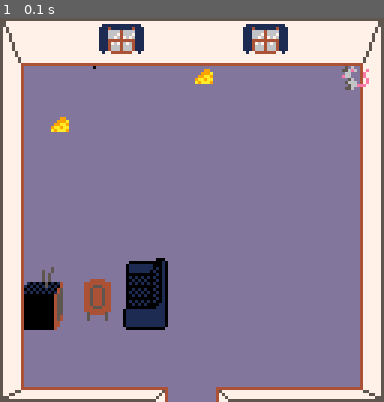
Above: before the commit, frame 1.
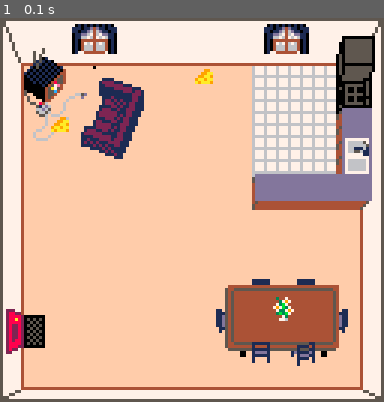
Above: after the commit, the same moment.

Repository: colececil/ant-n-mouse-house
Game: PICO-8 cartridge ant_simulator_2026.p8
The game is run twice, just before and just after one commit, with the same random seed, the same clock (stepped at 60 frames per second) and the same inputs.
Inputs:
- Up to frame 1 (0.1 s): no input

The runs differ from the first frame. In frame 1, 76% of the frame differs, in the area x 1-98%, y 1-100%.

Commit message:
Import new pixel art from Aseprite

Diff:
--- a/ant_simulator_2026.p8
+++ b/ant_simulator_2026.p8
@@ -52,7 +52,9 @@
 end
 
 function _draw()
-	cls()
+	cls(15)
+	palt(0, false)
+	palt(15, true)
 
 	map(0, 0, 0, 0, 16, 16)
 
@@ -414,10 +416,22 @@
 -- utils
 
 function is_collision(pos)
- local tile = mget(pos.x / 8,
-   pos.y / 8)
- local flag = fget(tile, 0)
- return flag
+ local clsn_sprt = mget(
+  flr(pos.x / 8),
+  flr((pos.y / 8) + 16)
+ )
+ local sprt_col = clsn_sprt % 16
+ local sprt_row =
+   flr(clsn_sprt / 16)
+ local pos_in_sprt = {
+  x = pos.x % 8,
+  y = pos.y % 8
+ }
+ local clsn_color = sget(
+   sprt_col * 8 + pos_in_sprt.x,
+   sprt_row * 8 + pos_in_sprt.y
+ )
+ return clsn_color == 0
 end
 
 function count_pairs(tbl)
@@ -447,8 +461,7 @@
 -- mouse
 
 function draw_mouse()
- spr(17, 14 * 8, 2 * 8)
- spr(18, 15 * 8, 2 * 8)
+ //spr(32, 14 * 8, 2 * 8)
 end
 -->8
 -- food
@@ -949,23 +962,111 @@
 
 
 
+…(72 lines of a section not shown)…
 __gff__
 0000000000000000000001010101010000000000000000000000010101010100000000000000000000000001010000000000000000000000000002010102020000000000000000000000000000000000000000000000000000000000000000000000000000000000000000000000000000000000000000000000000000000000
 0000000000000000000000000000000000000000000000000000000000000000000000000000000000000000000000000000000000000000000000000000000000000000000000000000000000000000000000000000000000000000000000000000000000000000000000000000000000000000000000000000000000000000
 __map__
-0b0a0a0a0d0e0a0a0a0a0d0e0a0a0a0c00000000000000000000000000000000000000000000000000000000000000000000000000000000000000000000000000000000000000000000000000000000000000000000000000000000000000000000000000000000000000000000000000000000000000000000000000000000
-1b1a1a1a1d1e1a1a1a1a1d1e1a1a1a1c00000000000000000000000000000000000000000000000000000000000000000000000000000000000000000000000000000000000000000000000000000000000000000000000000000000000000000000000000000000000000000000000000000000000000000000000000000000
-2b09090909090909090909090909092c00000000000000000000000000000000000000000000000000000000000000000000000000000000000000000000000000000000000000000000000000000000000000000000000000000000000000000000000000000000000000000000000000000000000000000000000000000000
-2b09090909090909090909090909092c00000000000000000000000000000000000000000000000000000000000000000000000000000000000000000000000000000000000000000000000000000000000000000000000000000000000000000000000000000000000000000000000000000000000000000000000000000000
-2b09090909090909090909090909092c00000000000000000000000000000000000000000000000000000000000000000000000000000000000000000000000000000000000000000000000000000000000000000000000000000000000000000000000000000000000000000000000000000000000000000000000000000000
-2b09090909090909090909090909092c00000000000000000000000000000000000000000000000000000000000000000000000000000000000000000000000000000000000000000000000000000000000000000000000000000000000000000000000000000000000000000000000000000000000000000000000000000000
-2b09090909090909090909090909092c00000000000000000000000000000000000000000000000000000000000000000000000000000000000000000000000000000000000000000000000000000000000000000000000000000000000000000000000000000000000000000000000000000000000000000000000000000000
-2b09090909090909090909090909092c00000000000000000000000000000000000000000000000000000000000000000000000000000000000000000000000000000000000000000000000000000000000000000000000000000000000000000000000000000000000000000000000000000000000000000000000000000000
-2b09090909090909090909090909092c00000000000000000000000000000000000000000000000000000000000000000000000000000000000000000000000000000000000000000000000000000000000000000000000000000000000000000000000000000000000000000000000000000000000000000000000000000000
-2b09090909090909090909090909092c00000000000000000000000000000000000000000000000000000000000000000000000000000000000000000000000000000000000000000000000000000000000000000000000000000000000000000000000000000000000000000000000000000000000000000000000000000000
-2b40410506070809090909090909092c00000000000000000000000000000000000000000000000000000000000000000000000000000000000000000000000000000000000000000000000000000000000000000000000000000000000000000000000000000000000000000000000000000000000000000000000000000000
-2b50511516171809090909090909092c00000000000000000000000000000000000000000000000000000000000000000000000000000000000000000000000000000000000000000000000000000000000000000000000000000000000000000000000000000000000000000000000000000000000000000000000000000000
-2b60612526272809090909090909092c00000000000000000000000000000000000000000000000000000000000000000000000000000000000000000000000000000000000000000000000000000000000000000000000000000000000000000000000000000000000000000000000000000000000000000000000000000000
-2b09090909090909090909090909092c00000000000000000000000000000000000000000000000000000000000000000000000000000000000000000000000000000000000000000000000000000000000000000000000000000000000000000000000000000000000000000000000000000000000000000000000000000000
-2b09090909090909090909090909092c00000000000000000000000000000000000000000000000000000000000000000000000000000000000000000000000000000000000000000000000000000000000000000000000000000000000000000000000000000000000000000000000000000000000000000000000000000000
-3b3a3a3a3a3a3d09093e3a3a3a3a3a3c00000000000000000000000000000000000000000000000000000000000000000000000000000000000000000000000000000000000000000000000000000000000000000000000000000000000000000000000000000000000000000000000000000000000000000000000000000000
+01030304050303030303030405030e0fffffffffffffffffffffffffffffffffffffffffffffffffffffffffffffffffffffffffffffffffffffffffffffffffffffffffffffffffffffffffffffffffffffffffffffffffffffffffffffffffffffffffffffffffffffffffffffffffffffffffffffffffffffffffffffffff
+11060714151313131313131415131e1fffffffffffffffffffffffffffffffffffffffffffffffffffffffffffffffffffffffffffffffffffffffffffffffffffffffffffffffffffffffffffffffffffffffffffffffffffffffffffffffffffffffffffffffffffffffffffffffffffffffffffffffffffffffffffffffff
+21161718191a00000000090808082e2fffffffffffffffffffffffffffffffffffffffffffffffffffffffffffffffffffffffffffffffffffffffffffffffffffffffffffffffffffffffffffffffffffffffffffffffffffffffffffffffffffffffffffffffffffffffffffffffffffffffffffffffffffffffffffffffff
+21262728292a00000000090808083e3fffffffffffffffffffffffffffffffffffffffffffffffffffffffffffffffffffffffffffffffffffffffffffffffffffffffffffffffffffffffffffffffffffffffffffffffffffffffffffffffffffffffffffffffffffffffffffffffffffffffffffffffffffffffffffffffff
+21363738393a00000000090808084e4fffffffffffffffffffffffffffffffffffffffffffffffffffffffffffffffffffffffffffffffffffffffffffffffffffffffffffffffffffffffffffffffffffffffffffffffffffffffffffffffffffffffffffffffffffffffffffffffffffffffffffffffffffffffffffffffff
+21460048494a00000000090808085e5fffffffffffffffffffffffffffffffffffffffffffffffffffffffffffffffffffffffffffffffffffffffffffffffffffffffffffffffffffffffffffffffffffffffffffffffffffffffffffffffffffffffffffffffffffffffffffffffffffffffffffffffffffffffffffffffff
+210000000000000000006a6b6c6d6e6fffffffffffffffffffffffffffffffffffffffffffffffffffffffffffffffffffffffffffffffffffffffffffffffffffffffffffffffffffffffffffffffffffffffffffffffffffffffffffffffffffffffffffffffffffffffffffffffffffffffffffffffffffffffffffffffff
+210000000000000000007a7b7c7d7e7fffffffffffffffffffffffffffffffffffffffffffffffffffffffffffffffffffffffffffffffffffffffffffffffffffffffffffffffffffffffffffffffffffffffffffffffffffffffffffffffffffffffffffffffffffffffffffffffffffffffffffffffffffffffffffffffff
+21000000000000000000000000000022ffffffffffffffffffffffffffffffffffffffffffffffffffffffffffffffffffffffffffffffffffffffffffffffffffffffffffffffffffffffffffffffffffffffffffffffffffffffffffffffffffffffffffffffffffffffffffffffffffffffffffffffffffffffffffffffff
+21000000000000000000000000000022ffffffffffffffffffffffffffffffffffffffffffffffffffffffffffffffffffffffffffffffffffffffffffffffffffffffffffffffffffffffffffffffffffffffffffffffffffffffffffffffffffffffffffffffffffffffffffffffffffffffffffffffffffffffffffffffff
+21000000000000000051525354555622ffffffffffffffffffffffffffffffffffffffffffffffffffffffffffffffffffffffffffffffffffffffffffffffffffffffffffffffffffffffffffffffffffffffffffffffffffffffffffffffffffffffffffffffffffffffffffffffffffffffffffffffffffffffffffffffff
+21000000000000000061626364656622ffffffffffffffffffffffffffffffffffffffffffffffffffffffffffffffffffffffffffffffffffffffffffffffffffffffffffffffffffffffffffffffffffffffffffffffffffffffffffffffffffffffffffffffffffffffffffffffffffffffffffffffffffffffffffffffff
+24250000000000000071727374757622ffffffffffffffffffffffffffffffffffffffffffffffffffffffffffffffffffffffffffffffffffffffffffffffffffffffffffffffffffffffffffffffffffffffffffffffffffffffffffffffffffffffffffffffffffffffffffffffffffffffffffffffffffffffffffffffff
+34350000000000000081828384858622ffffffffffffffffffffffffffffffffffffffffffffffffffffffffffffffffffffffffffffffffffffffffffffffffffffffffffffffffffffffffffffffffffffffffffffffffffffffffffffffffffffffffffffffffffffffffffffffffffffffffffffffffffffffffffffffff
+21000000000000000091929394959622ffffffffffffffffffffffffffffffffffffffffffffffffffffffffffffffffffffffffffffffffffffffffffffffffffffffffffffffffffffffffffffffffffffffffffffffffffffffffffffffffffffffffffffffffffffffffffffffffffffffffffffffffffffffffffffffff
+31232323232323232323232323232332ffffffffffffffffffffffffffffffffffffffffffffffffffffffffffffffffffffffffffffffffffffffffffffffffffffffffffffffffffffffffffffffffffffffffffffffffffffffffffffffffffffffffffffffffffffffffffffffffffffffffffffffffffffffffffffffff
+a1a1a1a1a1a1a1a1a1a1a1a1a1a1a1a1ffffffffffffffffffffffffffffffffffffffffffffffffffffffffffffffffffffffffffffffffffffffffffffffffffffffffffffffffffffffffffffffffffffffffffffffffffffffffffffffffffffffffffffffffffffffffffffffffffffffffffffffffffffffffffffffff
+a1a1a1a1a1a1a1a1a1a1a1a1a1a1a1a1ffffffffffffffffffffffffffffffffffffffffffffffffffffffffffffffffffffffffffffffffffffffffffffffffffffffffffffffffffffffffffffffffffffffffffffffffffffffffffffffffffffffffffffffffffffffffffffffffffffffffffffffffffffffffffffffff
+a1161718191affffffff09080808a1a1ffffffffffffffffffffffffffffffffffffffffffffffffffffffffffffffffffffffffffffffffffffffffffffffffffffffffffffffffffffffffffffffffffffffffffffffffffffffffffffffffffffffffffffffffffffffffffffffffffffffffffffffffffffffffffffffff
+a1262728292affffffff09080808a1a1ffffffffffffffffffffffffffffffffffffffffffffffffffffffffffffffffffffffffffffffffffffffffffffffffffffffffffffffffffffffffffffffffffffffffffffffffffffffffffffffffffffffffffffffffffffffffffffffffffffffffffffffffffffffffffffffff
+a1363738393affffffff09080808a1a1ffffffffffffffffffffffffffffffffffffffffffffffffffffffffffffffffffffffffffffffffffffffffffffffffffffffffffffffffffffffffffffffffffffffffffffffffffffffffffffffffffffffffffffffffffffffffffffffffffffffffffffffffffffffffffffffff
+a146ff48494affffffff09080808a1a1ffffffffffffffffffffffffffffffffffffffffffffffffffffffffffffffffffffffffffffffffffffffffffffffffffffffffffffffffffffffffffffffffffffffffffffffffffffffffffffffffffffffffffffffffffffffffffffffffffffffffffffffffffffffffffffffff
+a1ffffffffffffffffff6a6b6c6da1a1ffffffffffffffffffffffffffffffffffffffffffffffffffffffffffffffffffffffffffffffffffffffffffffffffffffffffffffffffffffffffffffffffffffffffffffffffffffffffffffffffffffffffffffffffffffffffffffffffffffffffffffffffffffffffffffffff
+a1ffffffffffffffffff7a7b7c7da1a1ffffffffffffffffffffffffffffffffffffffffffffffffffffffffffffffffffffffffffffffffffffffffffffffffffffffffffffffffffffffffffffffffffffffffffffffffffffffffffffffffffffffffffffffffffffffffffffffffffffffffffffffffffffffffffffffff
+a1ffffffffffffffffffffffffffffa1ffffffffffffffffffffffffffffffffffffffffffffffffffffffffffffffffffffffffffffffffffffffffffffffffffffffffffffffffffffffffffffffffffffffffffffffffffffffffffffffffffffffffffffffffffffffffffffffffffffffffffffffffffffffffffffffff
+a1ffffffffffffffffffffffffffffa1ffffffffffffffffffffffffffffffffffffffffffffffffffffffffffffffffffffffffffffffffffffffffffffffffffffffffffffffffffffffffffffffffffffffffffffffffffffffffffffffffffffffffffffffffffffffffffffffffffffffffffffffffffffffffffffffff
+a1ffffffffffffffff515253545556a1ffffffffffffffffffffffffffffffffffffffffffffffffffffffffffffffffffffffffffffffffffffffffffffffffffffffffffffffffffffffffffffffffffffffffffffffffffffffffffffffffffffffffffffffffffffffffffffffffffffffffffffffffffffffffffffffff
+a1ffffffffffffffff616263646566a1ffffffffffffffffffffffffffffffffffffffffffffffffffffffffffffffffffffffffffffffffffffffffffffffffffffffffffffffffffffffffffffffffffffffffffffffffffffffffffffffffffffffffffffffffffffffffffffffffffffffffffffffffffffffffffffffff
+a125ffffffffffffff717273747576a1ffffffffffffffffffffffffffffffffffffffffffffffffffffffffffffffffffffffffffffffffffffffffffffffffffffffffffffffffffffffffffffffffffffffffffffffffffffffffffffffffffffffffffffffffffffffffffffffffffffffffffffffffffffffffffffffff
+a135ffffffffffffff818283848586a1ffffffffffffffffffffffffffffffffffffffffffffffffffffffffffffffffffffffffffffffffffffffffffffffffffffffffffffffffffffffffffffffffffffffffffffffffffffffffffffffffffffffffffffffffffffffffffffffffffffffffffffffffffffffffffffffff
+a1ffffffffffffffff919293949596a1ffffffffffffffffffffffffffffffffffffffffffffffffffffffffffffffffffffffffffffffffffffffffffffffffffffffffffffffffffffffffffffffffffffffffffffffffffffffffffffffffffffffffffffffffffffffffffffffffffffffffffffffffffffffffffffffff
+a1a2a2a2a2a2a2a2a2a2a2a2a2a2a2a1ffffffffffffffffffffffffffffffffffffffffffffffffffffffffffffffffffffffffffffffffffffffffffffffffffffffffffffffffffffffffffffffffffffffffffffffffffffffffffffffffffffffffffffffffffffffffffffffffffffffffffffffffffffffffffffffff
Not shown, changed: 200 lines of the sprite sheet (__gfx__) section of ant_simulator_2026.p8
